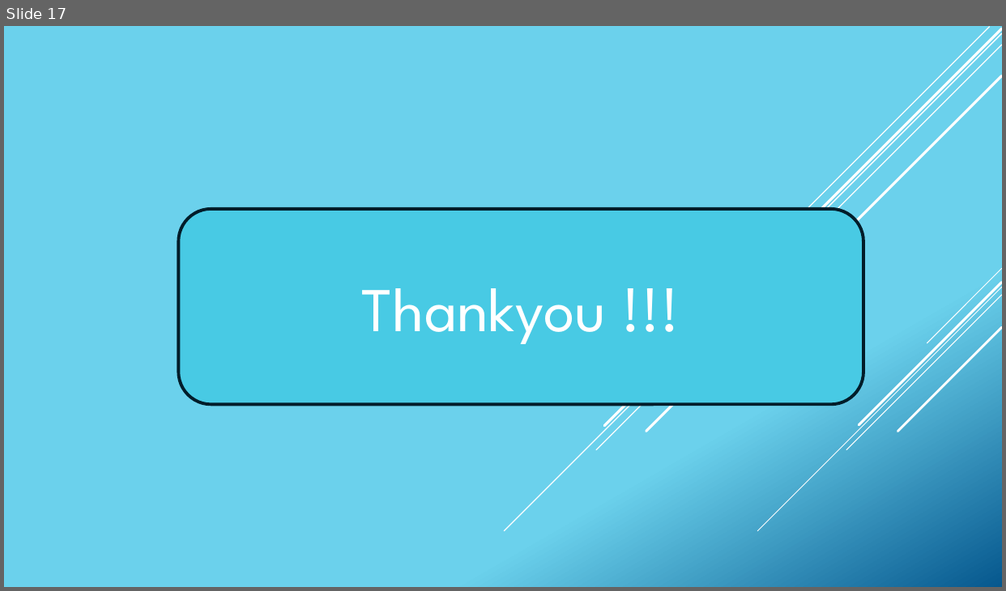
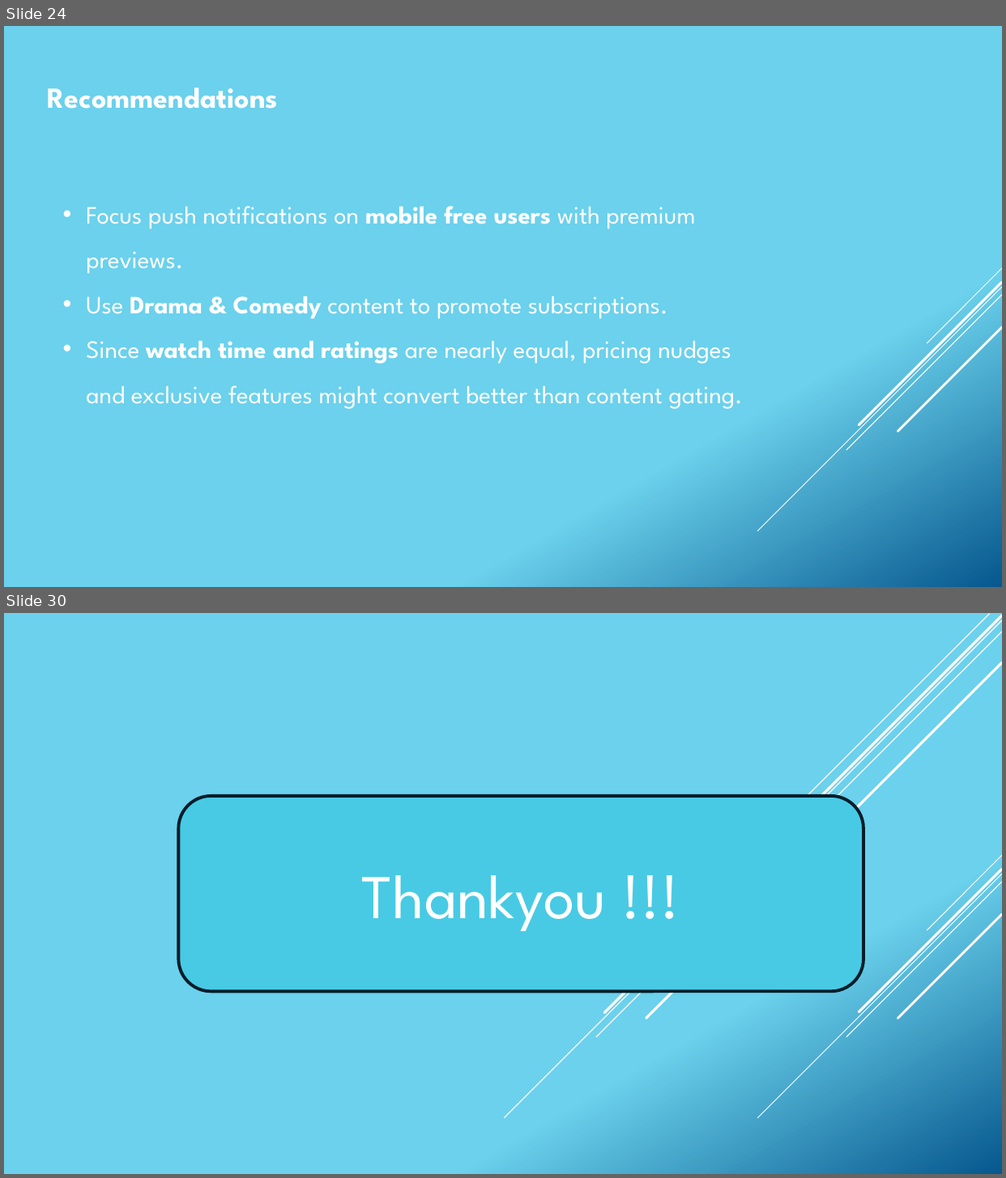
Before and after one commit to fivelidz/data-analytics-project, a slide deck: presentation/Presentation_Laura.pptx. Shown one above the other, each under a label of ours: slide 17 before the commit, slides 24 and 30 after it; the slides between them are not shown. The pictures are 1006x591 and 1006x1178 pixels, drawn with LibreOffice and Linux fonts; fonts in the diff are those of the drawing. Boxes give left, top, right and bottom in pixels: in the first picture for what was removed or moved away, otherwise in the second. Text is boxed around its words. In the diff, an @@ line names an element or a change of style, - is before the commit and + after.

```diff
--- a/presentation/Presentation_Laura.pptx
+++ b/presentation/Presentation_Laura.pptx
@@ slide 24 added at (4,26,1002,587), background gradient #6ED2EB to #06588E; not listed: 5 template elements that a slide beside it also shows @@
@@ text added at (48,88,279,109), 28 pt, text #FFFFFF, bold @@
+Recommendations
@@ text added at (86,206,743,409), 24 pt, text #FFFFFF @@
+• Focus push notifications on mobile free users with premium previews.
+• Use Drama & Comedy content to promote subscriptions.
+• Since watch time and ratings are nearly equal, pricing nudges and exclusive features might convert better than content gating.
@@ what was slide 17 is now slide 30 @@
```
Also in this commit, not shown: 12 other slides added, 2 other files.
